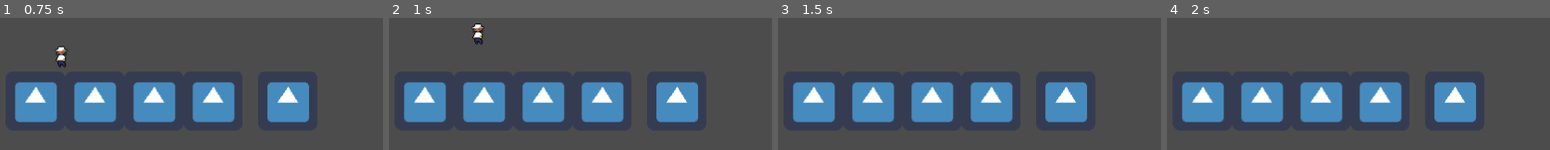
Above: before the commit, frames 1-4 (left to right).
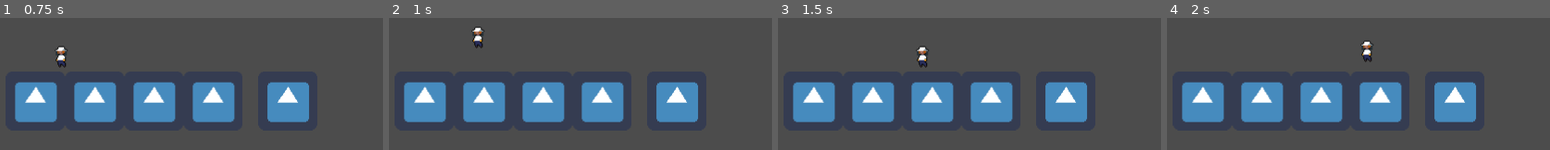
Above: after the commit, the same moments.

Repository: HollowTube/BeeGame
Game: Godot game, scene res://World.tscn
The game is run twice, just before and just after one commit, with the same random seed, the same clock (stepped at 60 frames per second) and the same inputs. The engine's default icon, where the game draws it, is replaced by a stand-in: a white triangle on a blue panel in a dark square.
Inputs:
- Up to frame 1 (0.75 s): tap Enter at 0.5 s; hold Right (ui_right) from 0.53 s (still down)
- Up to frame 2 (1 s): keep holding Right (ui_right); tap Up (ui_up) at 0.77 s
- Up to frame 3 (1.5 s): keep holding Right (ui_right)
- Up to frame 4 (2 s): keep holding Right (ui_right); tap Up (ui_up) at 1.52 s

Frame 1 is identical in both runs. In frame 2, 0.4% of the frame differs, in the area x 21-25%, y 4-24%; in frame 3, 0.3%; in frame 4, 0.3%.

Commit message:
added player jump

Diff:
--- a/World.tscn
+++ b/World.tscn
@@ -26,6 +26,7 @@
 shape = SubResource( 1 )
 
 [node name="Floor2" type="StaticBody2D" parent="."]
+editor/display_folded = true
 position = Vector2( 184.377, 246.692 )
 __meta__ = {
 "_edit_group_": true
@@ -35,6 +36,7 @@
 texture = ExtResource( 3 )
 
 [node name="CollisionShape2D" type="CollisionShape2D" parent="Floor2"]
+shape = SubResource( 2 )
 
 [node name="Floor3" type="StaticBody2D" parent="."]
 editor/display_folded = true
@@ -47,6 +49,7 @@
 texture = ExtResource( 3 )
 
 [node name="CollisionShape2D" type="CollisionShape2D" parent="Floor3"]
+shape = SubResource( 2 )
 
 [node name="Floor4" type="StaticBody2D" parent="."]
 editor/display_folded = true
@@ -59,6 +62,7 @@
 texture = ExtResource( 3 )
 
 [node name="CollisionShape2D" type="CollisionShape2D" parent="Floor4"]
+shape = SubResource( 2 )
 
 [node name="Floor5" type="StaticBody2D" parent="."]
 editor/display_folded = true
@@ -74,6 +78,7 @@
 shape = SubResource( 2 )
 
 [node name="Floor" type="StaticBody2D" parent="."]
+editor/display_folded = true
 position = Vector2( 120.377, 246.692 )
 
 [node name="Sprite" type="Sprite" parent="Floor"]
Binary file added: char1_jump.png
Not shown, added: char1_jump.png.import
